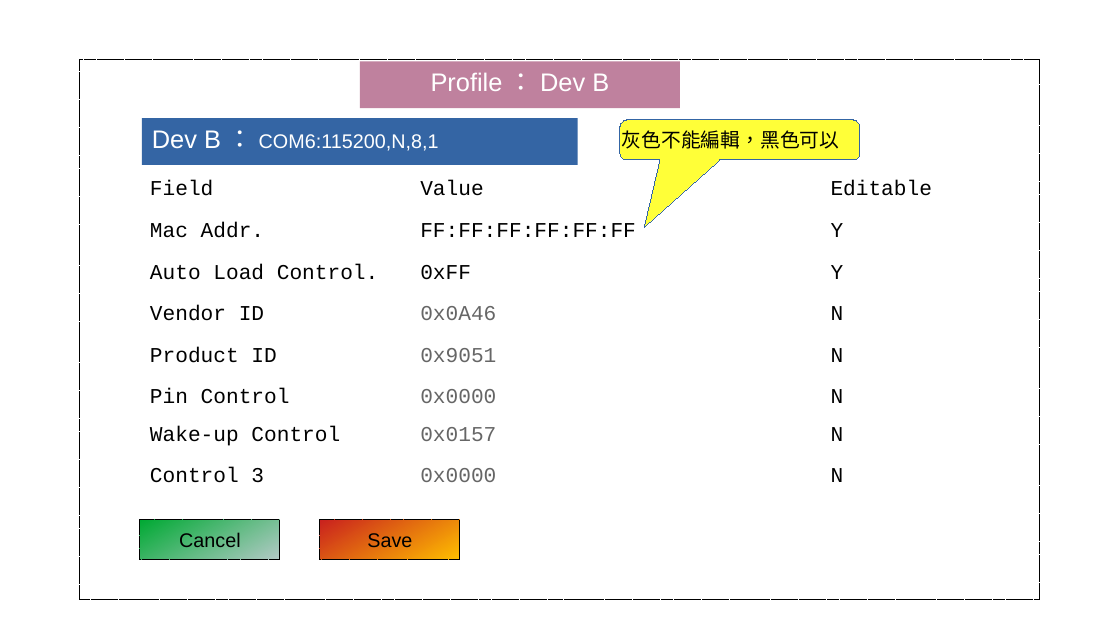
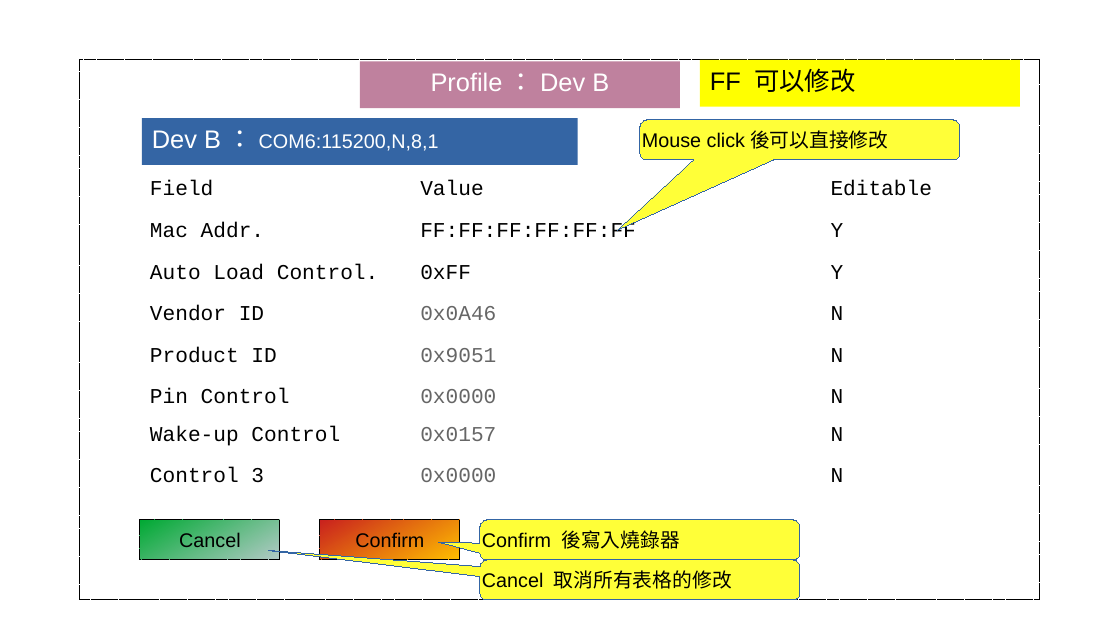
Before and after one commit to tomjpsun/obsidianVaults, a slide deck: slide 3 of DM9051A OTP 燒錄專案/8051A OTP GUI.odp. Drawn at 1120x630 pixels with LibreOffice and Linux fonts; fonts in the diff are those of the drawing. Boxes give left, top, right and bottom in pixels: in the first picture for what was removed or moved away, otherwise in the second. Text is boxed around its words. In the diff, an @@ line names an element or a change of style, - is before the commit and + after.

Commit message:
vault backup: 2023-12-15 14:30:29
Affected files:
DM9051A OTP 燒錄專案/.~lock.8051A OTP GUI.odp#
DM9051A OTP 燒錄專案/8051A OTP GUI.odp

```diff
--- a/DM9051A OTP 燒錄專案/8051A OTP GUI.odp
+++ b/DM9051A OTP 燒錄專案/8051A OTP GUI.odp
@@ rectangle added at (700, 60, 1020, 107), fill #FFFF00, 18 pt, text #000000 @@
+FF 可以修改
@@ rounded speech box removed at (620, 120, 860, 160) @@
-灰色不能編輯，黑色可以
@@ rounded speech box added at (640, 120, 960, 160), fill #FFFF38, outline #3465A4 0 pt, 14 pt, text #000000 @@
+Mouse click後可以直接修改
@@ text in rectangle at (355, 532, 424, 552): text changed @@
-Save
+Confirm
@@ rounded speech box added at (480, 520, 800, 560), fill #FFFF38, outline #3465A4 0 pt, 14 pt, text #000000 @@
+Confirm 後寫入燒錄器
@@ rounded speech box added at (480, 560, 800, 600), fill #FFFF38, outline #3465A4 0 pt, 14 pt, text #000000 @@
+Cancel 取消所有表格的修改
```
Also in this commit, not shown: 1 other file.
